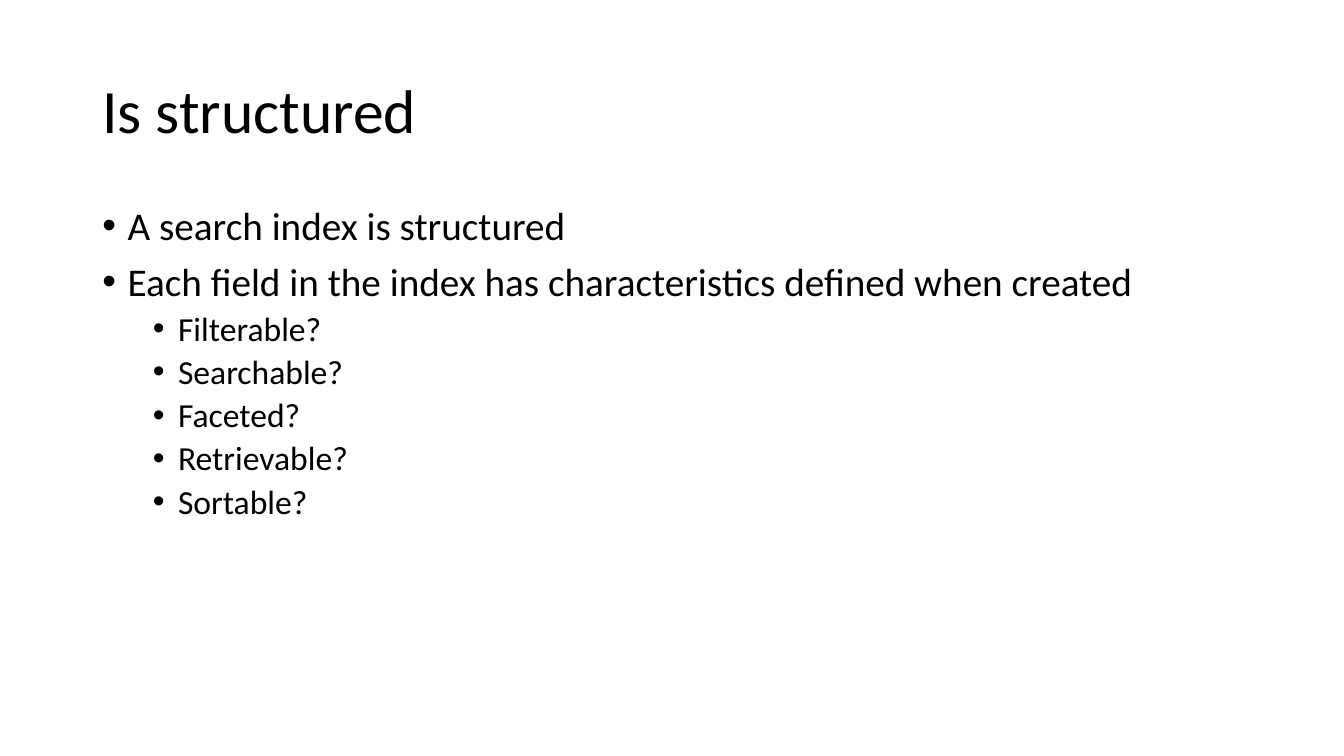
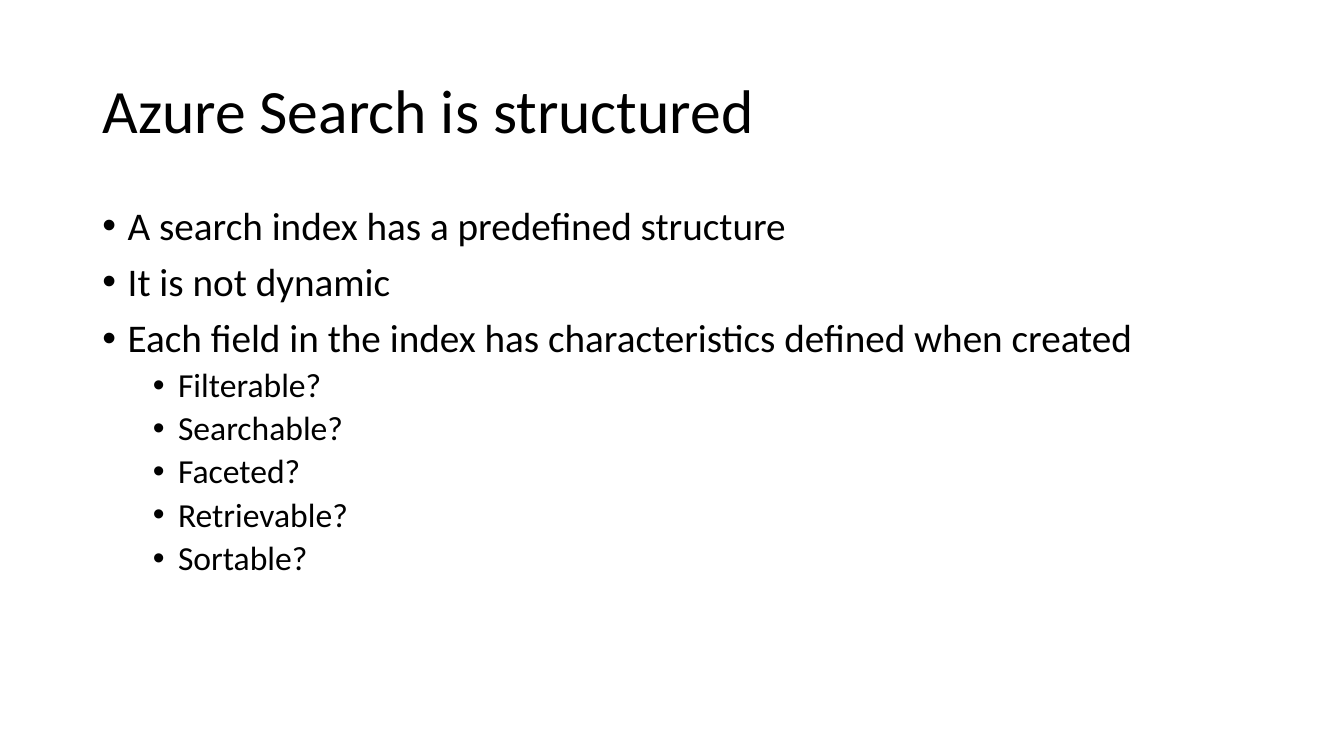
Before and after one commit to asiemer/AzureJeeps, a slide deck: slide 47 of docs/presentation.pptx (slide 41 before the commit). Drawn at 1344x756 pixels with LibreOffice and Linux fonts; fonts in the diff are those of the drawing. Boxes give left, top, right and bottom in pixels: in the first picture for what was removed or moved away, otherwise in the second. Text is boxed around its words. In the diff, an @@ line names an element or a change of style, - is before the commit and + after.

```diff
--- a/docs/presentation.pptx
+++ b/docs/presentation.pptx
@@ title at (102,90,753,134): text changed @@
-Is structured
+Azure Search is structured
@@ text at (128,212,786,303): text changed @@
-• A search index is structured
+• A search index has a predefined structure
+• It is not dynamic
```
Also in this commit, not shown: 3 other slides changed, 28 slides added, 4 other files.
